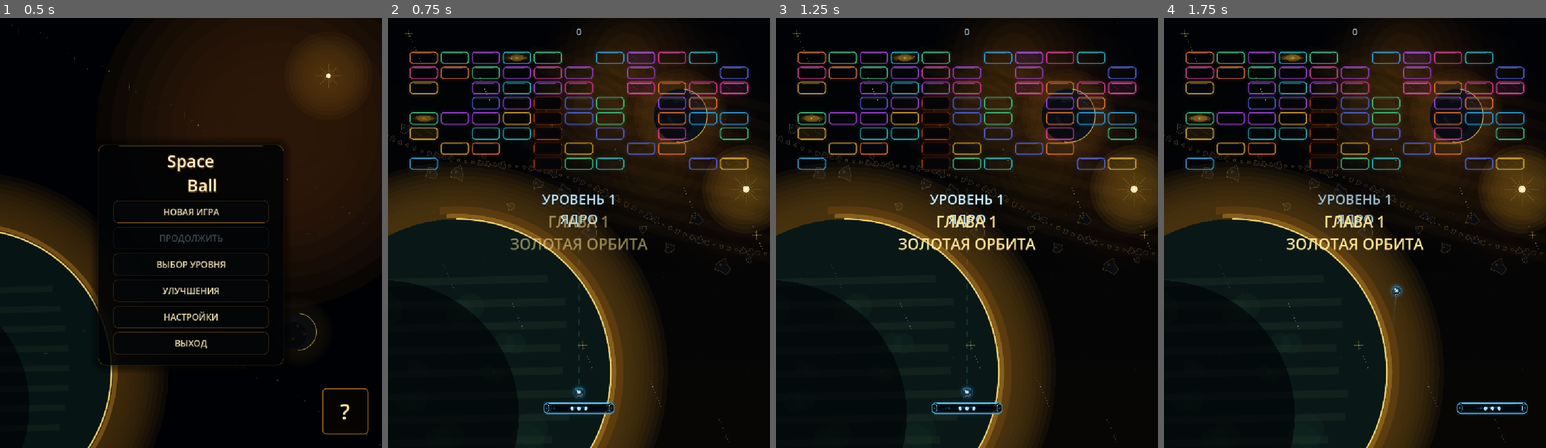
Above: before the commit, frames 1-4 (left to right).
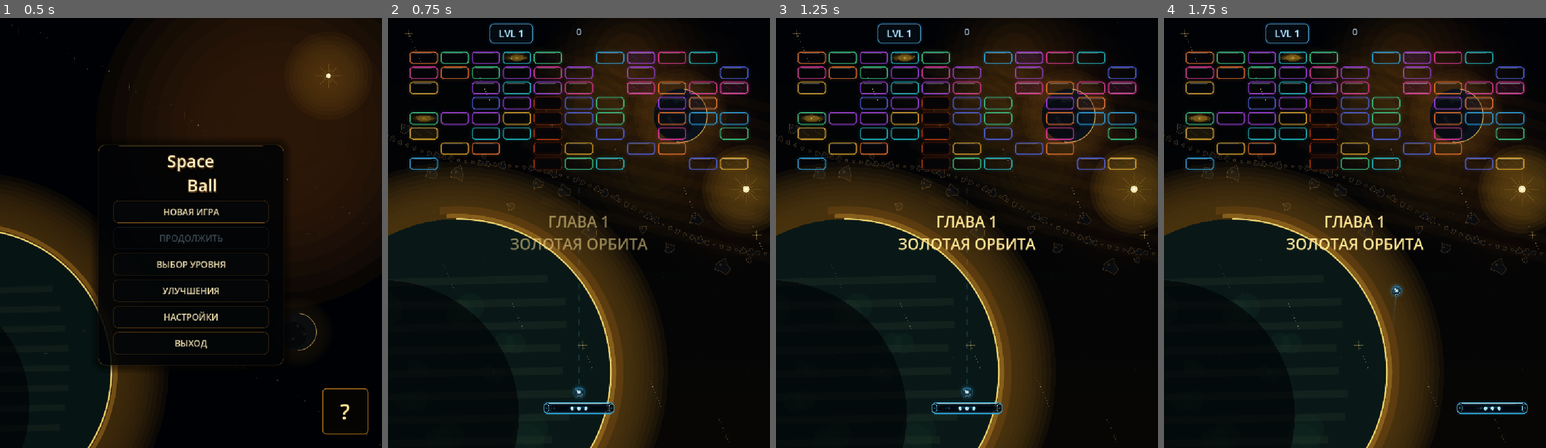
Above: after the commit, the same moments.

Repository: Ardarik421/arkanoid
Game: Godot game, scene res://scenes/main_menu.tscn
Two runs of this game, one before a commit and one after it. Both use one fixed random seed, a clock stepped at 60 frames per second and the inputs below.
Inputs (mouse positions are in pixels of both pictures, inside the frame that each line leads up to):
- Up to frame 1 (0.5 s): no input
- Up to frame 2 (0.75 s): click "НОВАЯ ИГРА" at 0.5 s
- Up to frame 3 (1.25 s): no input
- Up to frame 4 (1.75 s): tap Enter at 1.25 s; move the mouse to (1439, 211) at 1.27 s; hold D (move_right) from 1.28 s (still down); tap Space (launch_ball) at 1.35 s

Frame 1 is identical in both runs. In frame 2, 0.5% of the frame differs, in the area x 26-60%, y 1-49%; in frame 3, 0.5%; in frame 4, 0.5%.

Commit message:
Remove obsolete per-level chapter intro

Diff:
--- a/scenes/hud_presenter.gd
+++ b/scenes/hud_presenter.gd
@@ -15,7 +15,6 @@
 	level_label = main.get_node_or_null("LevelLabel")
 
 	_setup_score()
-	_setup_level_intro()
 
 	last_score = int(main.get("score"))
 
@@ -25,7 +24,6 @@
 
 	if current_level != last_level:
 		last_level = current_level
-		_show_level_intro(current_level)
 
 	if current_score != last_score:
 		last_score = current_score
@@ -49,47 +47,6 @@
 	score_label.pivot_offset = Vector2(90.0, 20.0)
 	score_label.z_index = 20
 
-func _setup_level_intro():
-	if level_label != null:
-		level_label.visible = false
-
-	level_intro = Label.new()
-	level_intro.name = "LevelIntro"
-	level_intro.offset_left = 0.0
-	level_intro.offset_top = 420.0
-	level_intro.offset_right = 960.0
-	level_intro.offset_bottom = 540.0
-	level_intro.horizontal_alignment = HORIZONTAL_ALIGNMENT_CENTER
-	level_intro.vertical_alignment = VERTICAL_ALIGNMENT_CENTER
-	level_intro.add_theme_font_size_override("font_size", 34)
-	level_intro.add_theme_color_override("font_color", Color(0.78, 0.94, 1.0, 1.0))
-	level_intro.add_theme_color_override("font_outline_color", Color(0.015, 0.045, 0.075, 0.96))
-	level_intro.add_theme_constant_override("outline_size", 5)
-	level_intro.mouse_filter = Control.MOUSE_FILTER_IGNORE
-	level_intro.z_index = 30
-	level_intro.modulate = Color(1.0, 1.0, 1.0, 0.0)
-	main.add_child(level_intro)
-
-func _show_level_intro(level: int):
-	if level_intro == null:
-		return
-
-	if level_tween != null and level_tween.is_valid():
-		level_tween.kill()
-
-	level_intro.text = "УРОВЕНЬ %d\n%s" % [level, _get_chapter_name(level)]
-	level_intro.modulate = Color(1.0, 1.0, 1.0, 0.0)
-	level_intro.scale = Vector2(0.96, 0.96)
-	level_intro.pivot_offset = Vector2(480.0, 60.0)
-
-	level_tween = create_tween()
-	level_tween.set_parallel(true)
-	level_tween.tween_property(level_intro, "modulate:a", 1.0, 0.18)
-	level_tween.tween_property(level_intro, "scale", Vector2.ONE, 0.22).set_trans(Tween.TRANS_QUAD).set_ease(Tween.EASE_OUT)
-	level_tween.set_parallel(false)
-	level_tween.tween_interval(0.85)
-	level_tween.tween_property(level_intro, "modulate:a", 0.0, 0.42)
-
 func _pulse_score():
 	if score_label == null:
 		return
@@ -104,24 +61,3 @@
 	score_tween.set_parallel(true)
 	score_tween.tween_property(score_label, "scale", Vector2.ONE, 0.18).set_trans(Tween.TRANS_QUAD).set_ease(Tween.EASE_OUT)
 	score_tween.tween_property(score_label, "modulate", Color(1.0, 1.0, 1.0, 0.82), 0.24)
-
-func _get_chapter_name(level: int) -> String:
-	if level <= 10:
-		return "ЯДРО"
-	if level <= 20:
-		return "ПОВЕРХНОСТЬ"
-	if level <= 30:
-		return "БИОСФЕРА"
-	if level <= 40:
-		return "ВЕРХНЯЯ АТМОСФЕРА"
-	if level <= 50:
-		return "ОРБИТА"
-	if level <= 60:
-		return "ГЛУБОКИЙ КОСМОС"
-	if level <= 70:
-		return "ТУМАННОСТЬ"
-	if level <= 80:
-		return "ИСКАЖЁННОЕ ПРОСТРАНСТВО"
-	if level <= 90:
-		return "РАЗЛОМ РЕАЛЬНОСТИ"
-	return "ЧЁРНАЯ ДЫРА"
